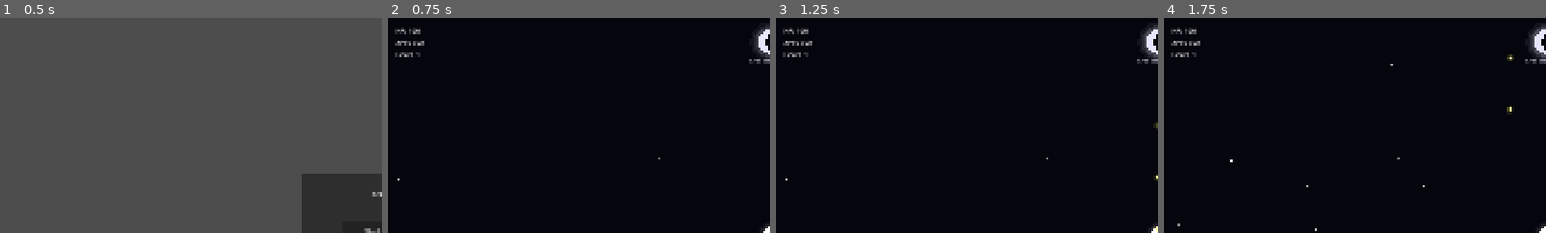
Above: before the commit, frames 1-4 (left to right).
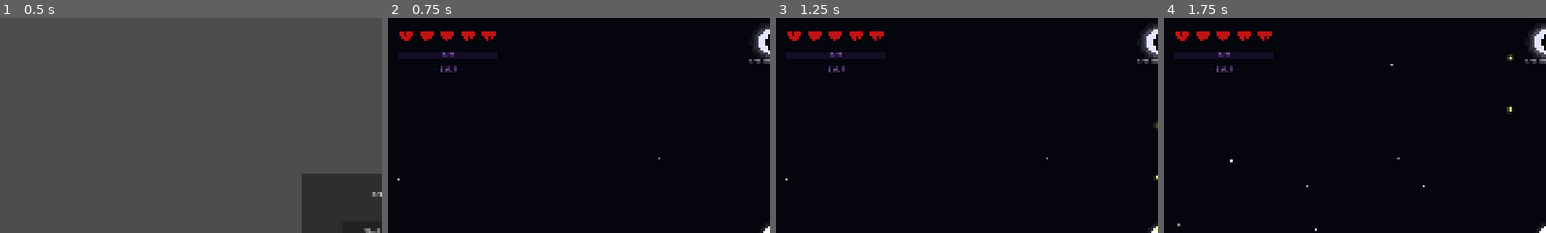
Above: after the commit, the same moments.

Repository: Himanshu-Jorwal/Disorder
Game: Godot game, scene res://Scenes/Menu/bootstrap.tscn
The game is run twice, just before and just after one commit, with the same random seed, the same clock (stepped at 60 frames per second) and the same inputs.
Inputs (mouse positions are % of the whole screen's width and height, from its top left):
- Up to frame 1 (0.5 s): no input
- Up to frame 2 (0.75 s): click "Start Game" at 0.5 s
- Up to frame 3 (1.25 s): no input
- Up to frame 4 (1.75 s): tap Enter at 1.25 s; move the mouse to (72, 45) at 1.27 s; hold D from 1.28 s (still down)
The pictures show only the part of the screen within x 0-50%, y 0-50%; the shares and areas given below are measured in that part.

Frame 1 is identical in both runs. In frame 2, 1.7% of the frame differs, in the area x 1-29%, y 4-26%; in frame 3, 1.7%; in frame 4, 1.7%.

Commit message:
Redesign HUD with hearts system, XP bar, styled level text

Diff:
--- a/Zenith-0.0.0/Scenes/UI/hud.tscn
+++ b/Zenith-0.0.0/Scenes/UI/hud.tscn
@@ -2,21 +2,10 @@
 
 [ext_resource type="Script" uid="uid://d3xgmdujcke3m" path="res://Scripts/UI/hud.gd" id="1_37p78"]
 [ext_resource type="Script" uid="uid://dagka8jvjl6xu" path="res://Scripts/World/moon.gd" id="2_64ctp"]
+[ext_resource type="Script" uid="uid://dlvehthje1k3p" path="res://Scenes/UI/hud_draw.gd" id="3_fdl0h"]
 
 [node name="HUD" type="CanvasLayer" unique_id=636354839]
 script = ExtResource("1_37p78")
-
-[node name="HPLabel" type="Label" parent="." unique_id=1819514853]
-offset_left = 20.0
-offset_top = 20.0
-offset_right = 60.0
-offset_bottom = 43.0
-
-[node name="XPLabel" type="Label" parent="." unique_id=1774609860]
-offset_left = 20.0
-offset_top = 50.0
-offset_right = 60.0
-offset_bottom = 73.0
 
 [node name="LevelLabel" type="Label" parent="." unique_id=414308473]
 offset_left = 20.0
@@ -26,3 +15,6 @@
 
 [node name="Moon" type="Node2D" parent="." unique_id=1992964406]
 script = ExtResource("2_64ctp")
+
+[node name="HUDDraw" type="Node2D" parent="." unique_id=1641441771]
+script = ExtResource("3_fdl0h")
--- /dev/null
+++ b/Zenith-0.0.0/Scenes/UI/hud_draw.gd
@@ -0,0 +1,138 @@
+extends Node2D
+
+const HEART_SIZE = 45.0
+const HEART_SPACING = 52.0
+const BASE_HEARTS = 5
+const HP_PER_HEART = 20
+const MARGIN = 45.0
+const HEARTS_Y = 45.0
+const XP_Y = 85.0
+const XP_BAR_X = 25.0
+
+const HEART_COLOR_FULL = Color(0.75, 0.08, 0.08, 1.0)
+const HEART_COLOR_EMPTY = Color(0.251, 0.078, 0.078, 0.796)
+
+var XP_BAR_WIDTH = (BASE_HEARTS - 1) * HEART_SPACING + HEART_SIZE
+var XP_BAR_HEIGHT = 18.0
+
+var current_hp = 100
+var max_hp = 100
+var current_xp = 0
+var current_xp_max = 50
+var current_level = 1
+
+func _draw():
+	var font = ThemeDB.fallback_font
+	var total_hearts = int(max_hp / HP_PER_HEART)
+	var base_hp = BASE_HEARTS * HP_PER_HEART
+	var bonus_hearts = max(0, total_hearts - BASE_HEARTS)
+
+	# Draw base 5 hearts
+	for i in range(BASE_HEARTS):
+		var pos = Vector2(MARGIN + i * HEART_SPACING, HEARTS_Y)
+		var heart_hp_min = i * HP_PER_HEART
+		var heart_hp_max = heart_hp_min + HP_PER_HEART
+
+		if current_hp >= heart_hp_max:
+			# Full heart
+			_draw_heart(pos, HEART_COLOR_FULL, 1.0, true)
+		elif current_hp > heart_hp_min:
+			# Partial heart
+			var partial = float(current_hp - heart_hp_min) / float(HP_PER_HEART)
+			_draw_heart(pos, HEART_COLOR_EMPTY, 1.0, false)
+			_draw_heart(pos, HEART_COLOR_FULL, partial, true)
+		else:
+			# Empty heart
+			_draw_heart(pos, HEART_COLOR_EMPTY, 1.0, false)
+
+	# Draw bonus hearts — either full or gone, no fading
+	for i in range(bonus_hearts):
+		var pos = Vector2(MARGIN + (BASE_HEARTS + i) * HEART_SPACING, HEARTS_Y)
+		var heart_hp_min = (BASE_HEARTS + i) * HP_PER_HEART
+		if current_hp > heart_hp_min:
+			_draw_heart(pos, HEART_COLOR_FULL, 1.0, true)
+		# If damaged past this heart just don't draw it at all
+
+	# XP bar
+	var xp_progress = float(current_xp) / float(current_xp_max)
+
+	# Shadow
+	draw_rect(Rect2(XP_BAR_X - 1, XP_Y - 1, XP_BAR_WIDTH + 2, XP_BAR_HEIGHT + 2), Color(0.0, 0.0, 0.0, 0.9))
+	# Background
+	draw_rect(Rect2(XP_BAR_X, XP_Y, XP_BAR_WIDTH, XP_BAR_HEIGHT), Color(0.08, 0.05, 0.15, 1.0))
+	# Fill
+	if xp_progress > 0:
+		draw_rect(Rect2(XP_BAR_X, XP_Y, XP_BAR_WIDTH * xp_progress, XP_BAR_HEIGHT), Color(0.4, 0.15, 0.9, 1.0))
+		draw_rect(Rect2(XP_BAR_X, XP_Y, XP_BAR_WIDTH * xp_progress, XP_BAR_HEIGHT * 0.3), Color(0.65, 0.45, 1.0, 0.5))
+	# Border
+	draw_rect(Rect2(XP_BAR_X, XP_Y, XP_BAR_WIDTH, XP_BAR_HEIGHT), Color(0.45, 0.25, 0.75, 0.9), false, 1.5)
+
+	# XP text inside bar — styled like level text
+	var xp_text = str(current_xp) + " / " + str(current_xp_max)
+	var xp_font_size = 11
+	var xp_text_size = font.get_string_size(xp_text, HORIZONTAL_ALIGNMENT_LEFT, -1, xp_font_size)
+	var xp_text_x = XP_BAR_X + XP_BAR_WIDTH / 2 - xp_text_size.x / 2
+	var xp_text_y = XP_Y + XP_BAR_HEIGHT - 4
+	# Shadow
+	draw_string(font, Vector2(xp_text_x + 1, xp_text_y + 1), xp_text, HORIZONTAL_ALIGNMENT_LEFT, -1, xp_font_size, Color(0.0, 0.0, 0.0, 0.9))
+	# Glow
+	draw_string(font, Vector2(xp_text_x - 1, xp_text_y - 1), xp_text, HORIZONTAL_ALIGNMENT_LEFT, -1, xp_font_size, Color(0.5, 0.2, 0.9, 0.3))
+	# Main
+	draw_string(font, Vector2(xp_text_x, xp_text_y), xp_text, HORIZONTAL_ALIGNMENT_LEFT, -1, xp_font_size, Color(0.8, 0.55, 1.0, 1.0))
+
+	# Level text
+	var level_text = "— LVL " + str(current_level) + " —"
+	var level_font_size = 16
+	var level_size = font.get_string_size(level_text, HORIZONTAL_ALIGNMENT_LEFT, -1, level_font_size)
+	var level_x = XP_BAR_X + XP_BAR_WIDTH / 2 - level_size.x / 2
+	var level_y = XP_Y + XP_BAR_HEIGHT + 32
+	# Shadow
+	draw_string(font, Vector2(level_x + 1, level_y + 1), level_text, HORIZONTAL_ALIGNMENT_LEFT, -1, level_font_size, Color(0.0, 0.0, 0.0, 0.9))
+	# Glow
+	draw_string(font, Vector2(level_x - 1, level_y - 1), level_text, HORIZONTAL_ALIGNMENT_LEFT, -1, level_font_size, Color(0.5, 0.2, 0.9, 0.3))
+	# Main
+	draw_string(font, Vector2(level_x, level_y), level_text, HORIZONTAL_ALIGNMENT_LEFT, -1, level_font_size, Color(0.8, 0.55, 1.0, 1.0))
+
+func _draw_heart(pos, col, alpha, cracked):
+	var s = HEART_SIZE
+	var c = Color(col.r, col.g, col.b, alpha)
+	var dark = Color(col.r * 0.2, col.g * 0.04, col.b * 0.04, alpha)
+	var darker = Color(0.0, 0.0, 0.0, alpha * 0.9)
+
+	# Thick black outer outline
+	draw_colored_polygon(_heart_polygon(pos, s + 5.0), darker)
+	# Dark red inner outline
+	draw_colored_polygon(_heart_polygon(pos, s + 2.5), dark)
+	# Main heart
+	draw_colored_polygon(_heart_polygon(pos, s), c)
+
+	if cracked:
+		var crack_col = Color(col.r * 0.3, col.g * 0.03, col.b * 0.03, alpha * 0.95)
+		# Main vertical crack
+		draw_line(pos + Vector2(s * 0.05, -s * 0.35), pos + Vector2(-s * 0.05, -s * 0.1), crack_col, 2.0)
+		draw_line(pos + Vector2(-s * 0.05, -s * 0.1), pos + Vector2(s * 0.08, s * 0.15), crack_col, 2.0)
+		draw_line(pos + Vector2(s * 0.08, s * 0.15), pos + Vector2(s * 0.0, s * 0.38), crack_col, 2.0)
+		# Left branch
+		draw_line(pos + Vector2(-s * 0.05, -s * 0.1), pos + Vector2(-s * 0.28, s * 0.05), crack_col, 1.5)
+		# Right branch
+		draw_line(pos + Vector2(s * 0.08, s * 0.15), pos + Vector2(s * 0.3, s * 0.08), crack_col, 1.5)
+		# Top right small crack
+		draw_line(pos + Vector2(s * 0.22, -s * 0.25), pos + Vector2(s * 0.35, -s * 0.1), crack_col, 1.0)
+
+func _heart_polygon(pos, s):
+	var points = PackedVector2Array()
+	var steps = 48
+	for i in range(steps):
+		var t = TAU * i / steps
+		var x = s * 0.38 * pow(sin(t), 3)
+		var y = -s * 0.38 * (0.8125 * cos(t) - 0.3125 * cos(2 * t) - 0.125 * cos(3 * t) - 0.0625 * cos(4 * t))
+		points.append(pos + Vector2(x, y))
+	return points
+
+func update_stats(hp, max_hp_val, xp, xp_to_next, level):
+	current_hp = hp
+	max_hp = max_hp_val
+	current_xp = xp
+	current_xp_max = xp_to_next
+	current_level = level
+	queue_redraw()
--- a/Zenith-0.0.0/Scripts/Game/world.gd
+++ b/Zenith-0.0.0/Scripts/Game/world.gd
@@ -41,7 +41,7 @@
 		spawn_enemy()
 		spawn_timer = 0.0
 
-	hud.update(player.hp, player.xp, player.xp_to_next_level, player.level)
+	hud.update(player.hp, player.max_hp, player.xp, player.xp_to_next_level, player.level)
 
 func spawn_enemy():
 	var enemy = ENEMY_SCENE.instantiate()
--- a/Zenith-0.0.0/Scripts/Game/world_border.gd
+++ b/Zenith-0.0.0/Scripts/Game/world_border.gd
@@ -96,24 +96,26 @@
 	queue_redraw()
 
 func _get_heat_colors(prox):
-	if prox > 0.6:
+	if prox > 0.8:
 		return [
-			Color(0.4, 0.1, 0.6, 0.12),   # outermost glow
-			Color(0.5, 0.1, 0.8, 0.25),   # mid glow
-			Color(0.55, 0.1, 0.85, 0.85), # core
-			Color(1.0, 1.0, 1.0, 0.45)    # white center
+			Color(0.4, 0.1, 0.6, 0.12),
+			Color(0.5, 0.1, 0.8, 0.25),
+			Color(0.55, 0.1, 0.85, 0.85),
+			Color(1.0, 1.0, 1.0, 0.45)
 		]
 	else:
-		var heat = 1.0 - prox / 0.6
+		var heat = 1.0 - (prox / 0.8)
+		# heat 1.0 = very close = brightest
+		# heat 0.0 = edge of threshold = barely reacting dark red
 		return [
-			# Outer — deep red glow
-			Color(0.8, 0.0, 0.0, 0.15 + heat * 0.1),
-			# Mid — red to orange
-			Color(1.0, 0.08 + heat * 0.15, 0.0, 0.35 + heat * 0.2),
-			# Core — orange to yellow
-			Color(1.0, 0.35 + heat * 0.35, 0.0, 0.9),
-			# Center — yellow to white
-			Color(1.0, 0.7 + heat * 0.3, heat * 0.6, 0.9 + heat * 0.1)
+			# Outer glow — bright wide glow when close
+			Color(0.8, heat * 0.1, 0.0, 0.08 + heat * 0.2),
+			# Mid — dark red far, bright orange close
+			Color(0.7 + heat * 0.2, heat * 0.3, 0.0, 0.25 + heat * 0.35),
+			# Core — dark red far, bright yellow/orange close
+			Color(0.8 + heat * 0.15, heat * 0.55, heat * 0.1, 0.7 + heat * 0.25),
+			# Center — invisible far, bright white close
+			Color(1.0, 0.6 + heat * 0.4, heat * 0.5, heat * 0.95)
 		]
 
 func _draw():
--- a/Zenith-0.0.0/Scripts/UI/hud.gd
+++ b/Zenith-0.0.0/Scripts/UI/hud.gd
@@ -1,18 +1,13 @@
 extends CanvasLayer
 
-@onready var hp_label = $HPLabel
-@onready var xp_label = $XPLabel
-@onready var level_label = $LevelLabel
+@onready var moon = $Moon
+@onready var hud_draw = $HUDDraw
 
 func _ready():
-	hp_label.position = Vector2(20, 20)
-	xp_label.position = Vector2(20, 50)
-	level_label.position = Vector2(20, 80)
+	pass
 
-func update(hp, xp, xp_to_next, level):
-	hp_label.text = "HP: " + str(hp)
-	xp_label.text = "XP: " + str(xp) + " / " + str(xp_to_next)
-	level_label.text = "Level: " + str(level)
+func update(hp, max_hp, xp, xp_to_next, level):
+	hud_draw.update_stats(hp, max_hp, xp, xp_to_next, level)
 
 func update_moon(phase_name):
 	pass
--- a/Zenith-0.0.0/Scripts/UI/upgrade_menu.gd
+++ b/Zenith-0.0.0/Scripts/UI/upgrade_menu.gd
@@ -63,4 +63,5 @@
 		"speed":
 			player.speed_multiplier += upgrade.value
 		"hp":
+			player.max_hp += upgrade.value
 			player.hp += upgrade.value
